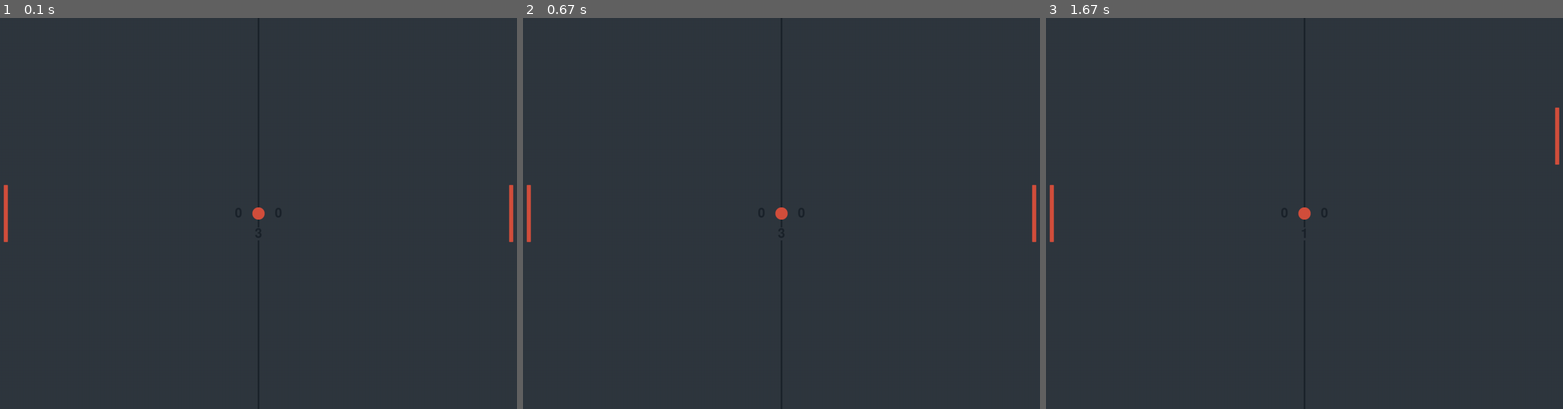
Above: before the commit, frames 1-3 (left to right).
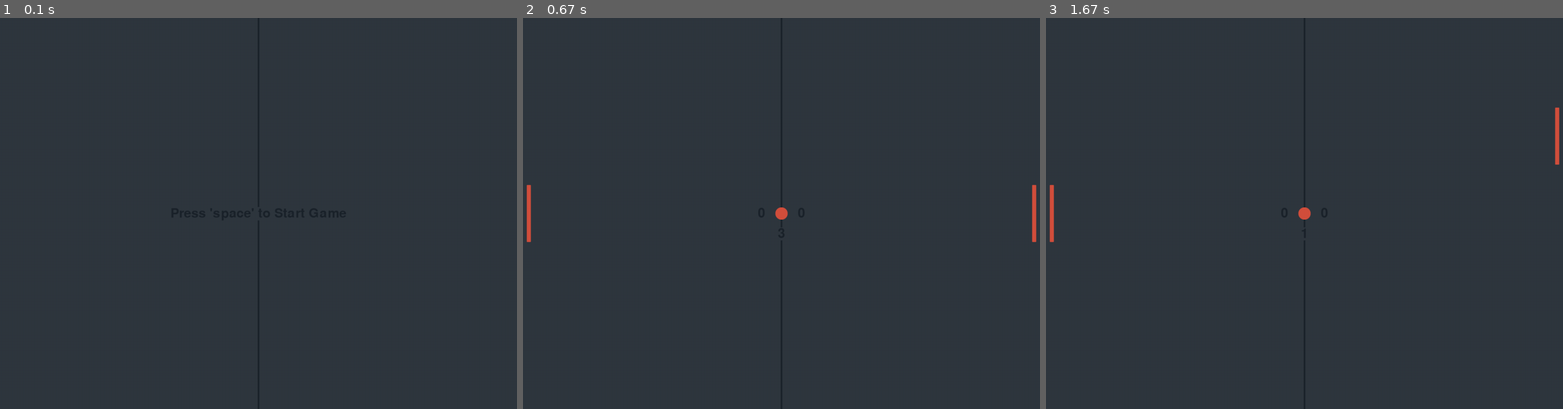
Above: after the commit, the same moments.

Repository: Pvp-man51/PyGame
Game: pygame game, started from Game.py
Same seed, same stepped clock (60 frames per second), same inputs: the game is played once before the commit and once after it.
Inputs:
- Up to frame 1 (0.1 s): no input
- Up to frame 2 (0.67 s): tap Space at 0.33 s
- Up to frame 3 (1.67 s): hold Up 0.67-1.13 s; hold Down 1.17-1.47 s; hold Up from 1.5 s (still down)

The runs differ from the first frame. In frame 1, 0.3% of the frame differs, in the area x 0-100%, y 42-58%; in frame 2, nothing differs; in frame 3, nothing differs.

Commit message:
added an start titel

Diff:
--- a/Game.py
+++ b/Game.py
@@ -108,17 +108,26 @@
         self.opponent_score = 0
         self.ball_group = ball_group
         self.paddle_group = paddle_group
+        self.startGame = False
 
     def run_game(self):
-        # Drawing the game objects
-        self.paddle_group.draw(screen)
-        self.ball_group.draw(screen)
-
-        # Updating the game objects
-        self.paddle_group.update(self.ball_group)
-        self.ball_group.update()
-        self.reset_ball()
-        self.draw_score()
+        if self.startGame == True:
+            # Drawing the game objects
+            self.paddle_group.draw(screen)
+            self.ball_group.draw(screen)
+
+            # Updating the game objects
+            self.paddle_group.update(self.ball_group)
+            self.ball_group.update()
+            self.reset_ball()
+            self.draw_score()
+        else:
+            # Titel text
+            start_title = game_font.render(str("Press 'space' to Start Game"), True, accent_color)
+            start_title_rect = start_title.get_rect(center = (screen_width/ 2, screen_height / 2))
+
+            pygame.draw.rect(screen, bg_color, start_title_rect)
+            screen.blit(start_title, start_title_rect)
 
     def reset_ball(self):
         if self.ball_group.sprite.rect.right >= screen_width:
@@ -132,7 +141,7 @@
         player_score = game_font.render(str(self.player_score), True, accent_color)
         opponent_score = game_font.render(str(self.opponent_score), True, accent_color)
 
-        player_score_rect = player_score.get_rect(midleft = (screen_width/ 2 +40, screen_height/ 2))
+        player_score_rect = player_score.get_rect(midleft = (screen_width/ 2 + 40, screen_height/ 2))
         opponent_score_rect = opponent_score.get_rect(midright = (screen_width/ 2 - 40, screen_height/ 2))
 
         screen.blit(player_score, player_score_rect)
@@ -188,6 +197,9 @@
             sys.exit()
         elif event.type == pygame.KEYDOWN:
 
+            if event.key == pygame.K_SPACE and game_manager.startGame == False:
+                game_manager.startGame = True
+
             if event.key == pygame.K_ESCAPE:
                 pygame.quit()
                 sys.exit()
